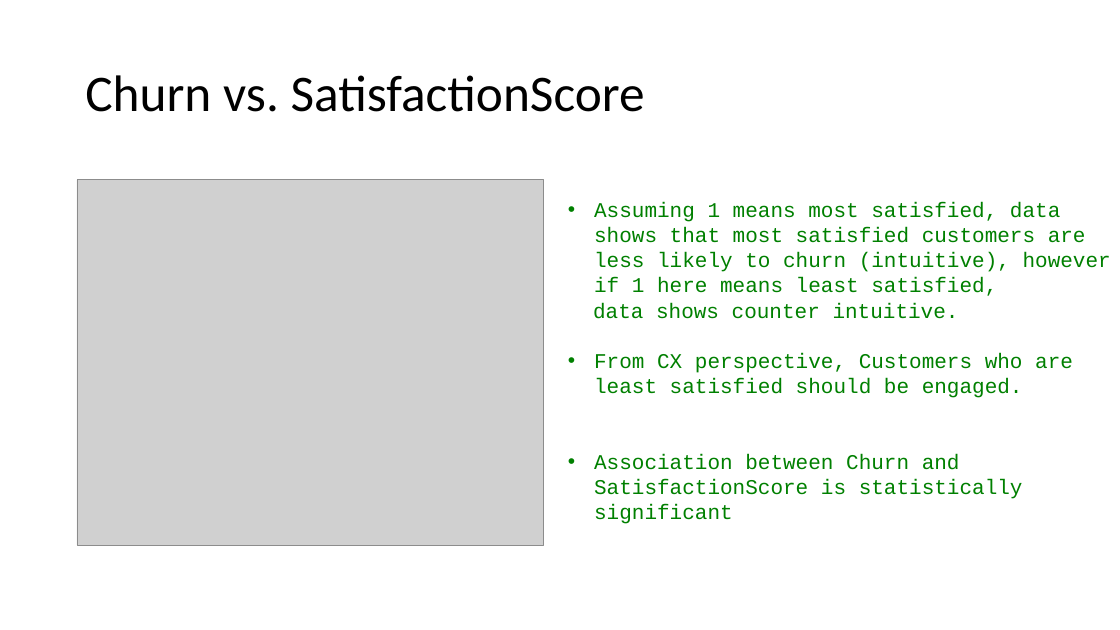
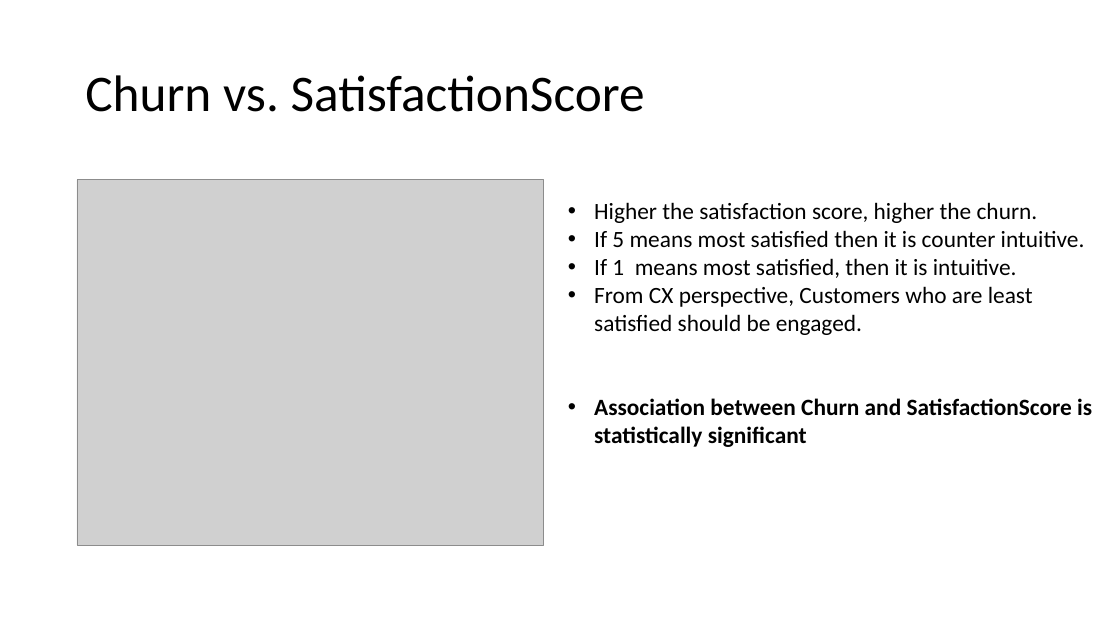
Before and after one commit to jalalmahmud/churn-analysis, a slide deck: slide 19 of Presentation-Churn-JalalMahmud.pptx (slide 17 before the commit). Drawn at 1120x630 pixels with LibreOffice and Linux fonts; fonts in the diff are those of the drawing; grey boxes stand for pictures. Boxes give left, top, right and bottom in pixels: in the first picture for what was removed or moved away, otherwise in the second. Text is boxed around its words. In the diff, an @@ line names an element or a change of style, - is before the commit and + after.

```diff
--- a/Presentation-Churn-JalalMahmud.pptx
+++ b/Presentation-Churn-JalalMahmud.pptx
@@ text at [594,202,1085,278]: text changed; size 18 to 20 pt; font Courier New to Calibri; text colour #008000 to #000000 @@
-• Assuming 1 means most satisfied, data shows that most satisfied customers are less likely to churn (intuitive), however if 1 here means least satisfied,
-data shows counter intuitive.
+• Higher the satisfaction score, higher the churn.
+• If 5 means most satisfied then it is counter intuitive.
+• If 1 means most satisfied, then it is intuitive.
@@ text at [594,286,1092,447]: size 18 to 20 pt, font Courier New to Calibri, text colour #008000 to #000000 in "From CX perspective, Customers who are least ...", "Association between Churn and SatisfactionScore is statistic ..."; bold on in "Association between Churn and SatisfactionScore is statistic ..." @@
```
Also in this commit, not shown: 24 other slides changed, 3 slides added, 1 slide removed.
